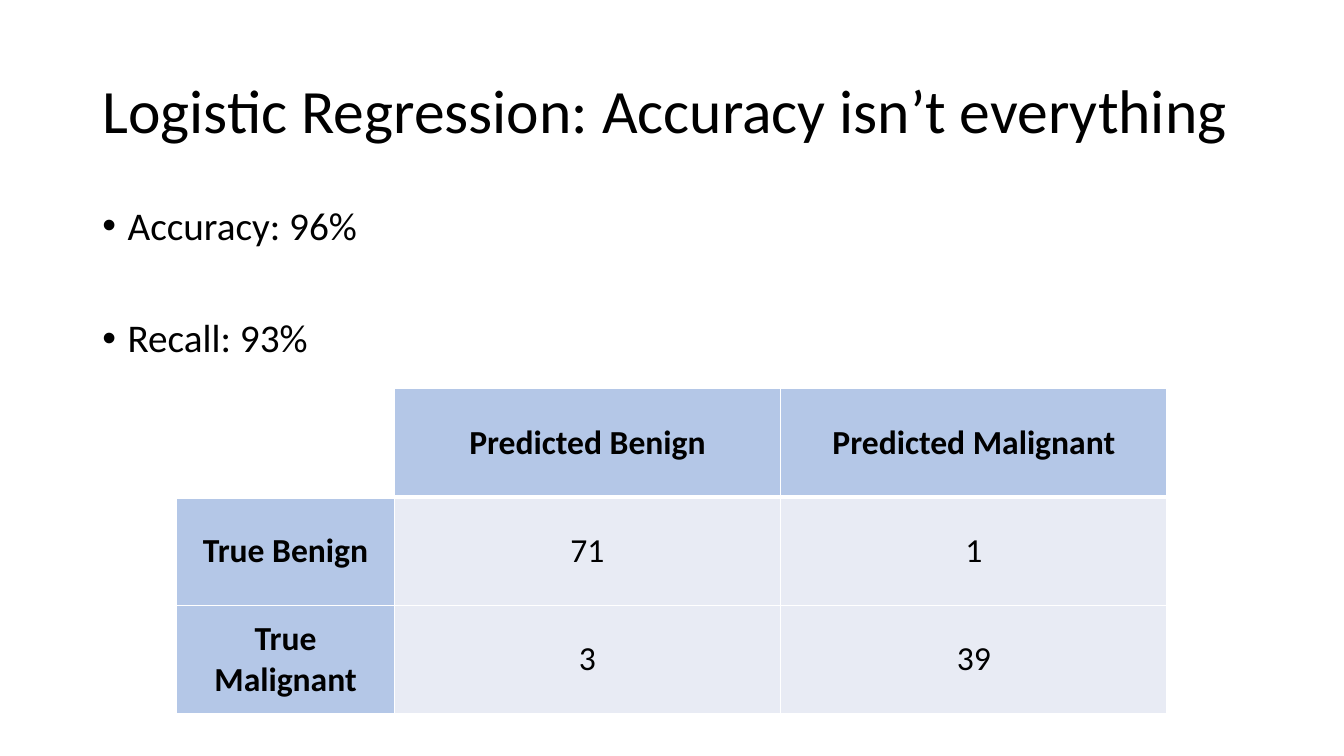
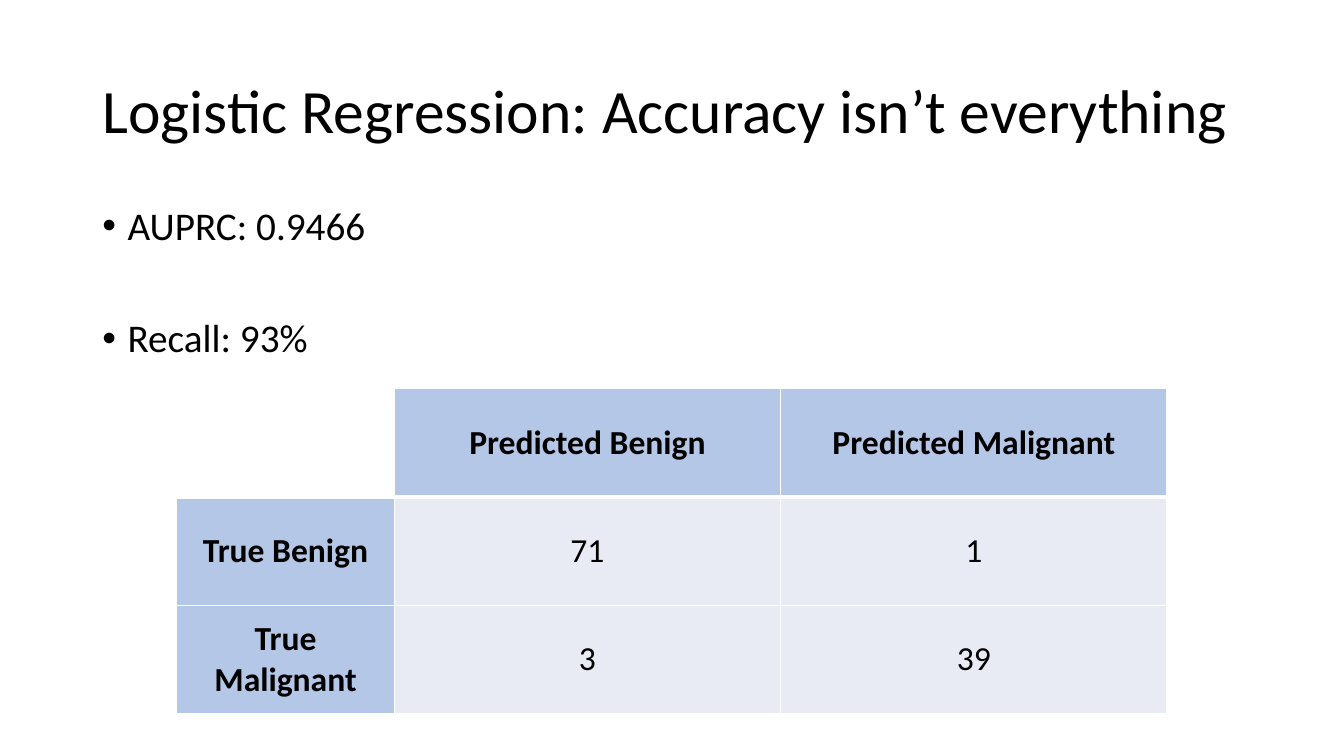
Before and after one commit to rhkhoo/Breast_Cancer_Diagnosis, a slide deck: slide 9 of Predicting Breast Cancer Diagnosis.pptx. Drawn at 1344x756 pixels with LibreOffice and Linux fonts; fonts in the diff are those of the drawing. Boxes give left, top, right and bottom in pixels: in the first picture for what was removed or moved away, otherwise in the second. Text is boxed around its words. In the diff, an @@ line names an element or a change of style, - is before the commit and + after.

```diff
--- a/Predicting Breast Cancer Diagnosis.pptx
+++ b/Predicting Breast Cancer Diagnosis.pptx
@@ text at bbox=[128, 213, 365, 241]: text changed @@
-• Accuracy: 96%
+• AUPRC: 0.9466
```
Also in this commit, not shown: 4 other slides changed, 7 other files.
